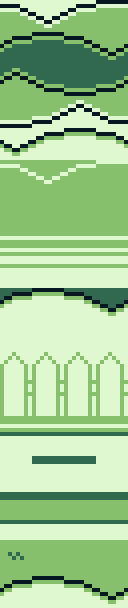
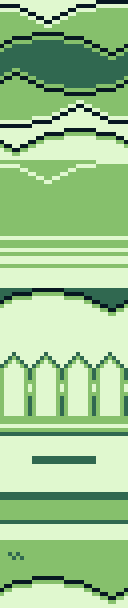
Two versions of the same layered image (128x608). Layer-by-layer changes:
painted on "CutsceneRoad" over [0, 352, 128, 416]
